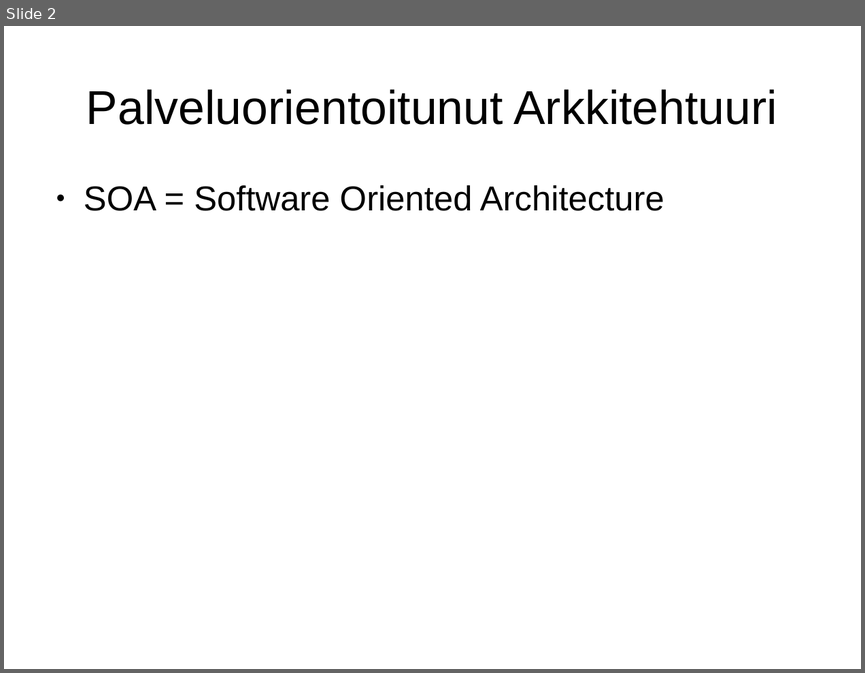
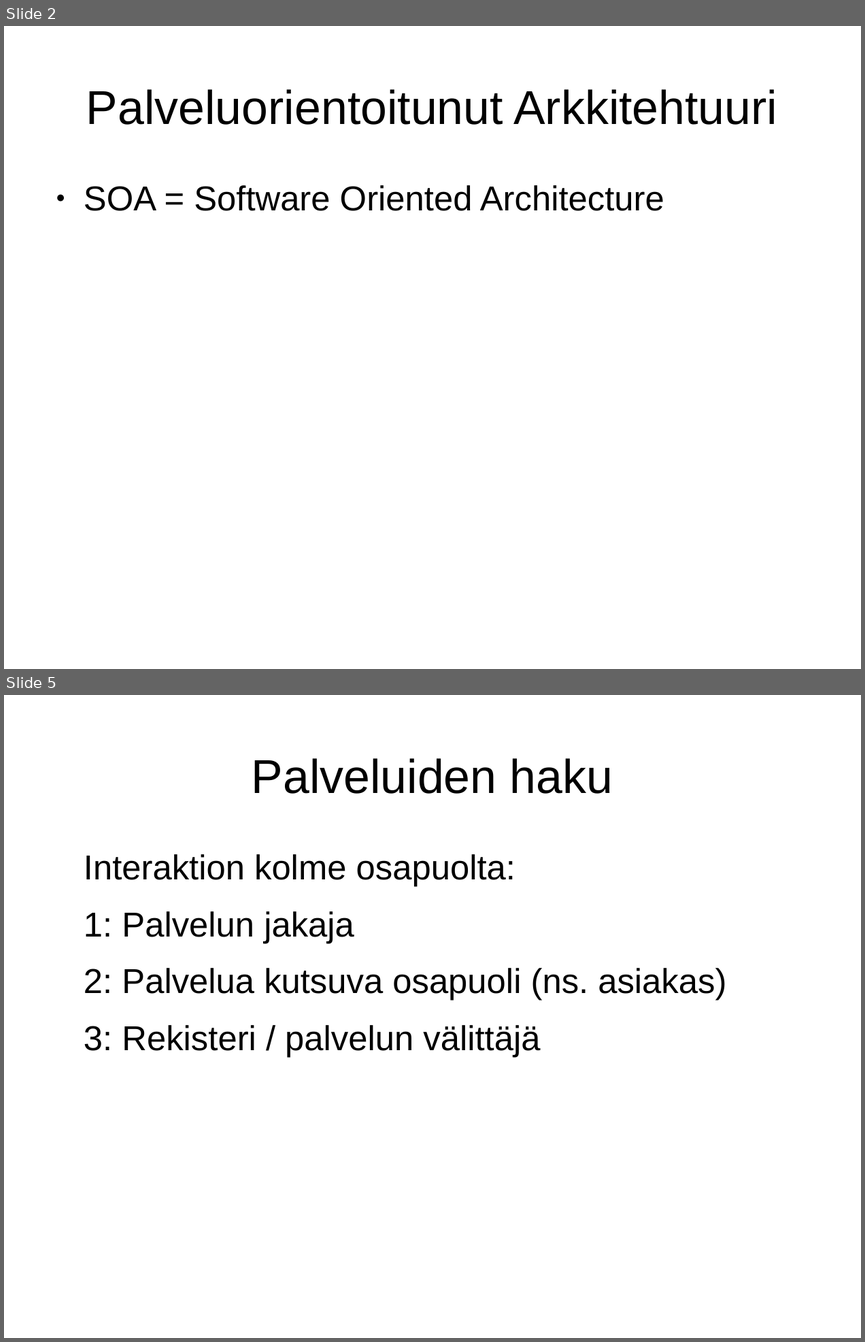
Before and after one commit to Konnila/KandiesitysToni, a slide deck: KandiEsitelma.odp. Shown one above the other, each under a label of ours: slide 2 before the commit, slides 2 and 5 after it; the slides between them are not shown. The pictures are 865x673 and 865x1342 pixels, drawn with LibreOffice and Linux fonts; fonts in the diff are those of the drawing. Boxes give left, top, right and bottom in pixels: in the first picture for what was removed or moved away, otherwise in the second. Text is boxed around its words. In the diff, an @@ line names an element or a change of style, - is before the commit and + after.

```diff
--- a/KandiEsitelma.odp
+++ b/KandiEsitelma.odp
@@ slide 5 added at [4, 695, 861, 1338], background #FFFFFF @@
@@ title added at [252, 758, 613, 794], 44 pt, text #000000 @@
+Palveluiden haku
@@ text added at [84, 854, 726, 1057], 32 pt, text #000000 @@
+Interaktion kolme osapuolta:
+1: Palvelun jakaja
+2: Palvelua kutsuva osapuoli (ns. asiakas)
+3: Rekisteri / palvelun välittäjä
```
Also in this commit, not shown: 1 slide changed, 12 other slides added, 1 other file.
